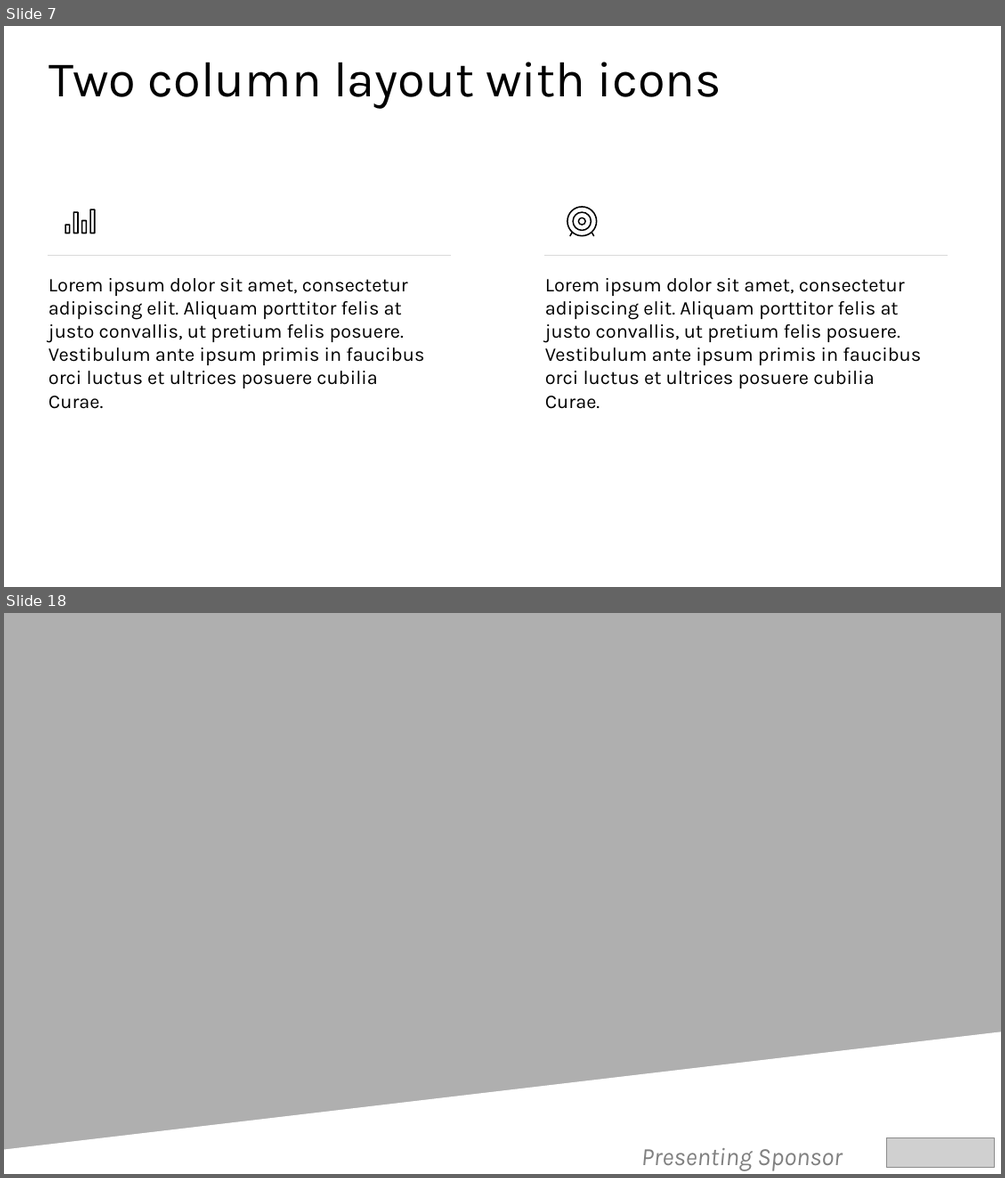
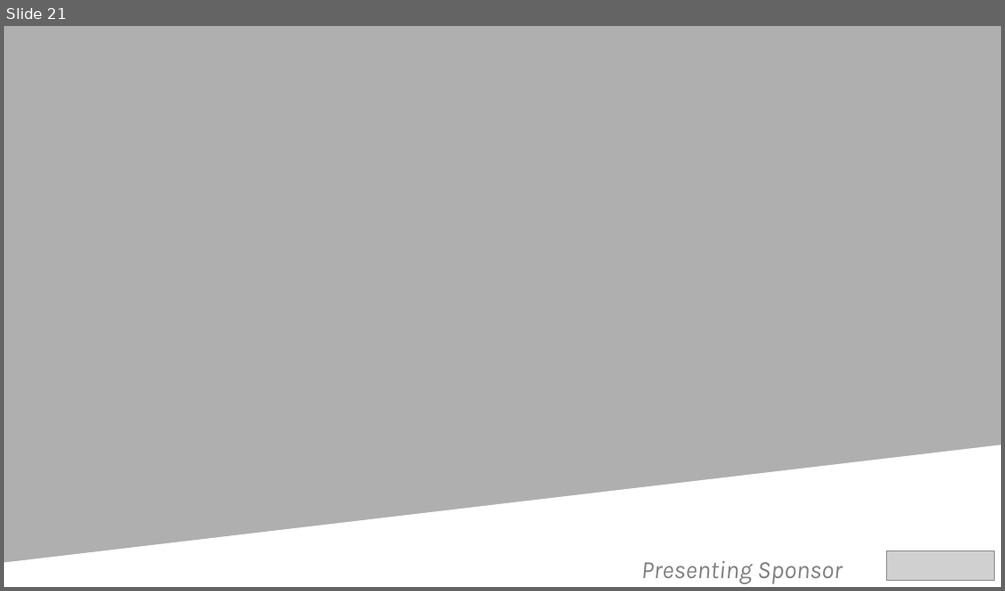
Before and after one commit to SQLDBAWithABeard/Presentations, a slide deck: 2018/24 HoP/PowerShell.pptx. Shown one above the other, each under a label of ours: slides 7 and 18 before the commit, slide 21 after it; the slides between them are not shown. The pictures are 1005x1178 and 1005x591 pixels, drawn with LibreOffice and Linux fonts; fonts in the diff are those of the drawing; grey boxes stand for pictures; background and template pictures are left out. Boxes give left, top, right and bottom in pixels: in the first picture for what was removed or moved away, otherwise in the second. Text is boxed around its words. In the diff, an @@ line names an element or a change of style, - is before the commit and + after.

```diff
--- a/2018/24 HoP/PowerShell.pptx
+++ b/2018/24 HoP/PowerShell.pptx
@@ slide 7 removed at <box>4,26,1001,587</box>, background #FFFFFF @@
@@ title removed at <box>49,62,721,109</box> @@
-Two column layout with icons
@@ freeform shape removed at <box>65,208,96,233</box> @@
@@ freeform shape removed at <box>566,207,597,237</box> @@
@@ line removed from (48, 256) to (451, 256) @@
@@ line removed from (544, 256) to (947, 256) @@
@@ text removed at <box>48,278,424,409</box> @@
-Lorem ipsum dolor sit amet, consectetur adipiscing elit. Aliquam porttitor felis at justo convallis, ut pretium felis posuere. Vestibulum ante ipsum primis in faucibus orci luctus et ultrices posuere cubilia Curae.
@@ text removed at <box>545,278,921,409</box> @@
-Lorem ipsum dolor sit amet, consectetur adipiscing elit. Aliquam porttitor felis at justo convallis, ut pretium felis posuere. Vestibulum ante ipsum primis in faucibus orci luctus et ultrices posuere cubilia Curae.
@@ what was slide 18 is now slide 21 @@
```
Also in this commit, not shown: 3 slides changed, 16 slides added, 12 other slides removed.
